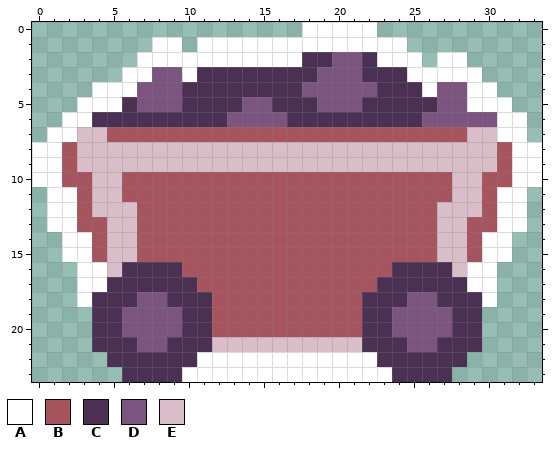
Pixel-art file: Assets/Environment/Moving Platforms/Mine Cart/Mine Cart.aseprite. Above is the file before it was changed.
34x24 pixels, 1 frame.
Visible layers, top first: "Wheels", "Cart".
Palette (. is transparent): A #ffffff  B #a6555f  C #4a3052  D #7b5480  E #d9bdc8
Pixels before, first column x 0:
 0 ..................AAAAA...........
 1 ........AA.AAAAAAAAAAAAAA.........
 2 .......AAAAAAAAAAACCDDCAAA.AA.....
 3 ......AADDACCCCCCCCDDDCCCAAAAA....
 4 ....AAADDDCCCCCCCCDDDDDCCCADDAA...
 5 ...AAACDDDCCCCDDCCCDDDCCCCCDDAAA..
 6 ..AACCCCCCCCCDDDDCCCCCCCCCDDDDDAA.
 7 .AAEEBBBBBBBBBBBBBBBBBBBBBBBBEEAA.
 8 AABEEEEEEEEEEEEEEEEEEEEEEEEEEEEBAA
 9 AABEEEEEEEEEEEEEEEEEEEEEEEEEEEEBAA
10 AABBEEBBBBBBBBBBBBBBBBBBBBBBEEBBAA
11 .AABEEBBBBBBBBBBBBBBBBBBBBBBEEBAA.
12 .AABEEEBBBBBBBBBBBBBBBBBBBBEEEBAA.
13 .AABBEEBBBBBBBBBBBBBBBBBBBBEEBBAA.
14 ..AABEEBBBBBBBBBBBBBBBBBBBBEEBAA..
15 ..AABEEBBBBBBBBBBBBBBBBBBBBEEBAA..
16 ...AAECCCCBBBBBBBBBBBBBBCCCCEAA...
17 ...AACCCCCCBBBBBBBBBBBBCCCCCCAA...
18 ...ACCCDDCCCBBBBBBBBBBCCCDDCCCA...
19 ....CCDDDDCCBBBBBBBBBBCCDDDDCC....
20 ....CCDDDDCCBBBBBBBBBBCCDDDDCC....
21 ....CCCDDCCCEEEEEEEEEECCCDDCCC....
22 .....CCCCCCAAAAAAAAAAAACCCCCC.....
23 ......CCCCAAAAAAAAAAAAAACCCC......
Now the later version:
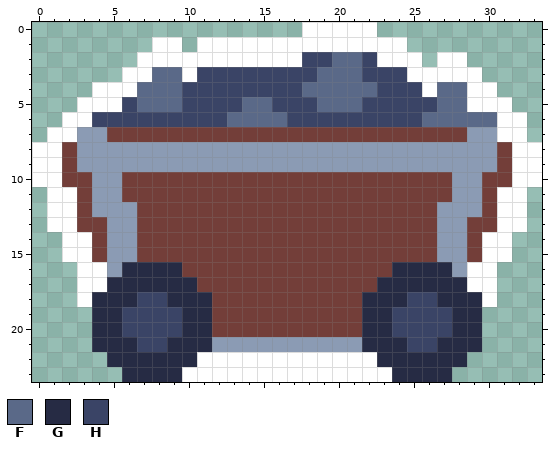
Colours new in this view: F #5a6988  G #262b44  H #3a4466
Difference:
colour B: #a6555f -> #733e39
colour E: #d9bdc8 -> #8b9bb4
Changed rows in their new state; - is a pixel that keeps its letter.
Layers "Wheels", "Cart":
first column x 4:
 2 --------------HHFFH--------
 3 ----FF-HHHHHHHHFFFHHH------
 4 ---FFFHHHHHHHHFFFFFHHH-FF--
 5 --HFFFHHHHFFHHHFFFHHHHHFF--
 6 HHHHHHHHHFFFFHHHHHHHHHFFFFF
first column x 4:
16 --GGGG--------------GGGG--
17 -GGGGGG------------GGGGGG-
18 GGGHHGGG----------GGGHHGGG
19 GGHHHHGG----------GGHHHHGG
20 GGHHHHGG----------GGHHHHGG
21 GGGHHGGG----------GGGHHGGG
22 -GGGGGG------------GGGGGG-
23 --GGGG--------------GGGG--
Boxes around the changes in both pictures, in picture pixels (x1, y1, x2, y2):
changed: (62, 52, 512, 382)
